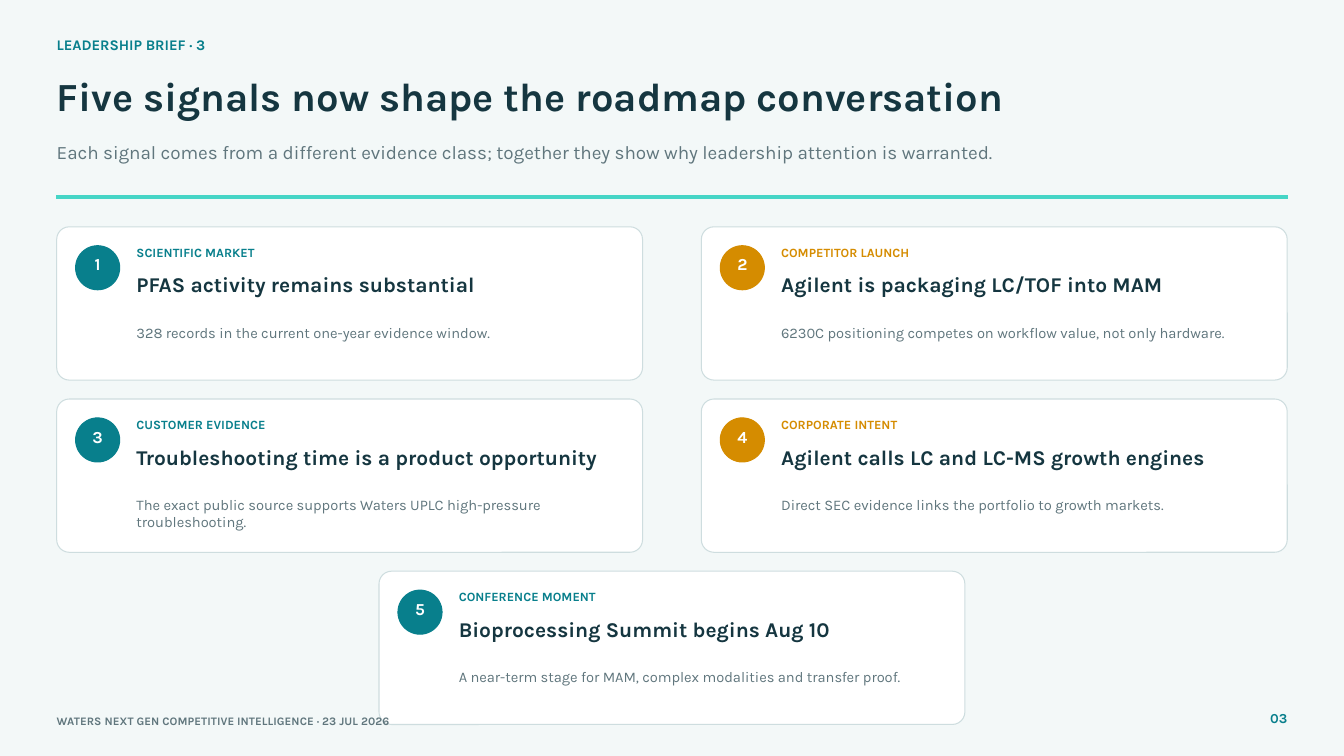
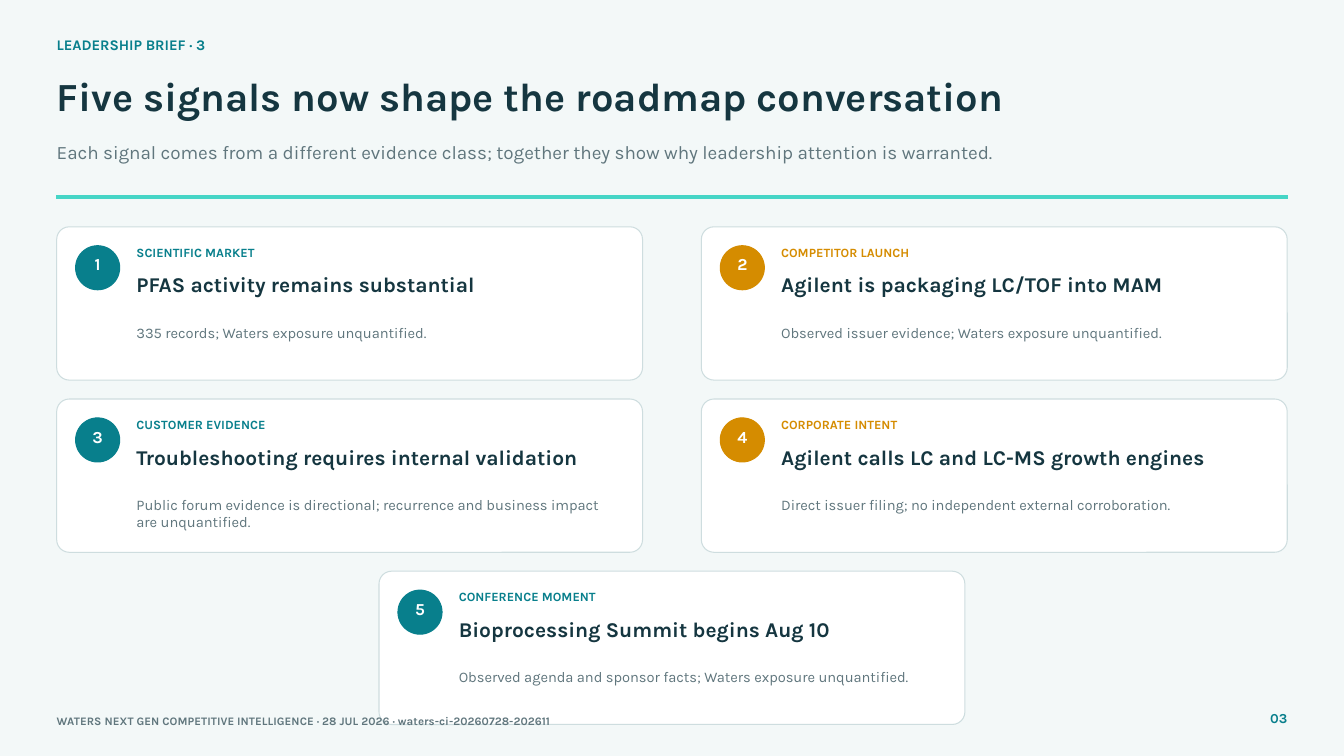
Before and after one commit to Chandni08/CompEngine, a slide deck: slide 3 of deploy-site/exports/waters-nextgen-leadership-brief.pptx. Drawn at 1344x756 pixels with LibreOffice and Linux fonts; fonts in the diff are those of the drawing. Boxes give left, top, right and bottom in pixels: in the first picture for what was removed or moved away, otherwise in the second. Text is boxed around its words. In the diff, an @@ line names an element or a change of style, - is before the commit and + after.

```diff
--- a/deploy-site/exports/waters-nextgen-leadership-brief.pptx
+++ b/deploy-site/exports/waters-nextgen-leadership-brief.pptx
@@ text at box(136, 328, 427, 342): text changed @@
-328 records in the current one-year evidence window.
+335 records; Waters exposure unquantified.
@@ text at box(781, 328, 1162, 342): text changed @@
-6230C positioning competes on workflow value, not only hardware.
+Observed issuer evidence; Waters exposure unquantified.
@@ text at box(136, 450, 578, 470): text changed @@
-Troubleshooting time is a product opportunity
+Troubleshooting requires internal validation
@@ text at box(136, 500, 599, 531): text changed @@
-The exact public source supports Waters UPLC high-pressure troubleshooting.
+Public forum evidence is directional; recurrence and business impact are unquantified.
@@ text at box(781, 500, 1170, 514): text changed @@
-Direct SEC evidence links the portfolio to growth markets.
+Direct issuer filing; no independent external corroboration.
@@ text at box(459, 672, 909, 686): text changed @@
-A near-term stage for MAM, complex modalities and transfer proof.
+Observed agenda and sponsor facts; Waters exposure unquantified.
@@ text at box(57, 717, 550, 725): text changed @@
-WATERS NEXT GEN COMPETITIVE INTELLIGENCE · 23 JUL 2026
+WATERS NEXT GEN COMPETITIVE INTELLIGENCE · 28 JUL 2026 · waters-ci-20260728-202611
```
Also in this commit, not shown: 7 other slides changed, 38 other files.
